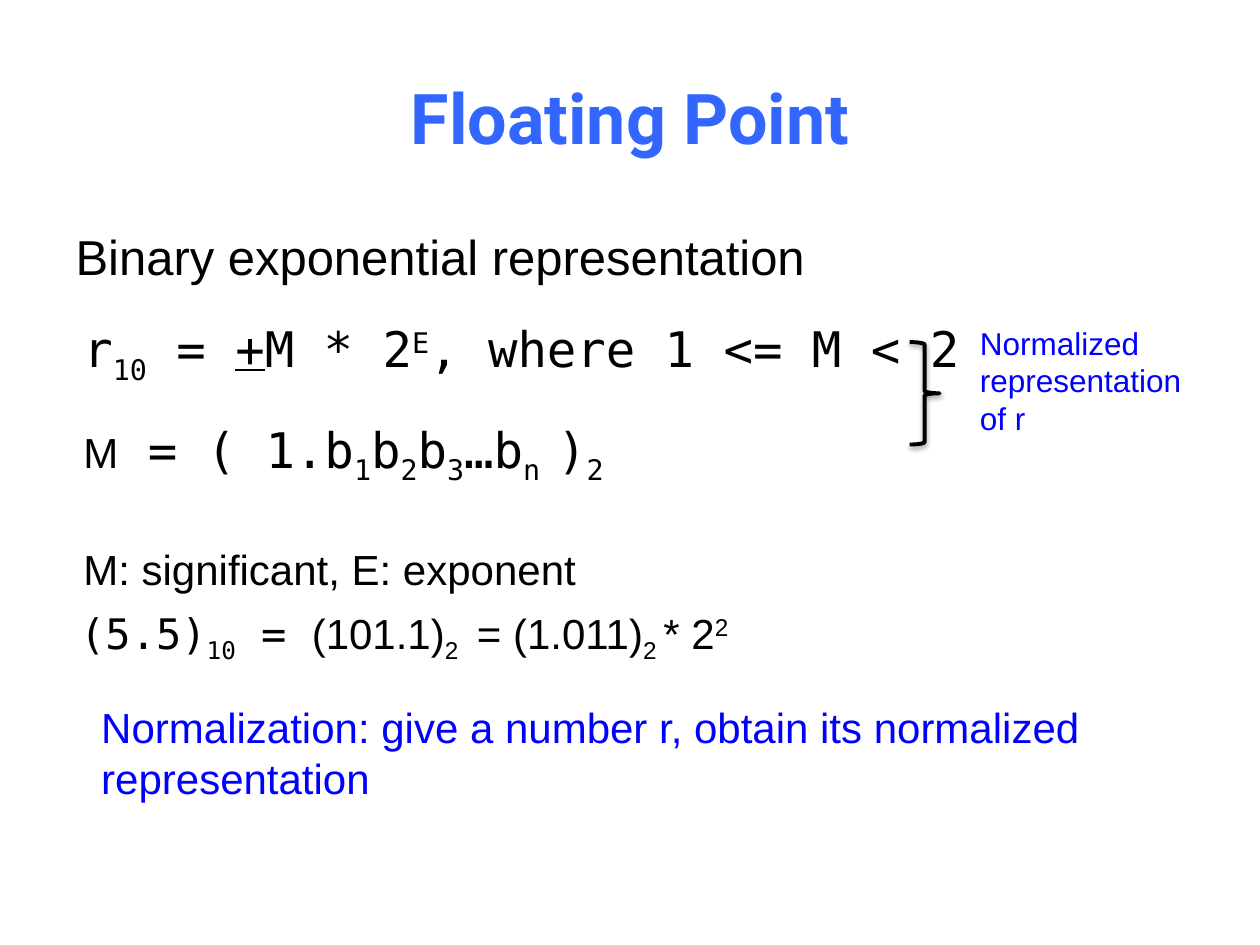
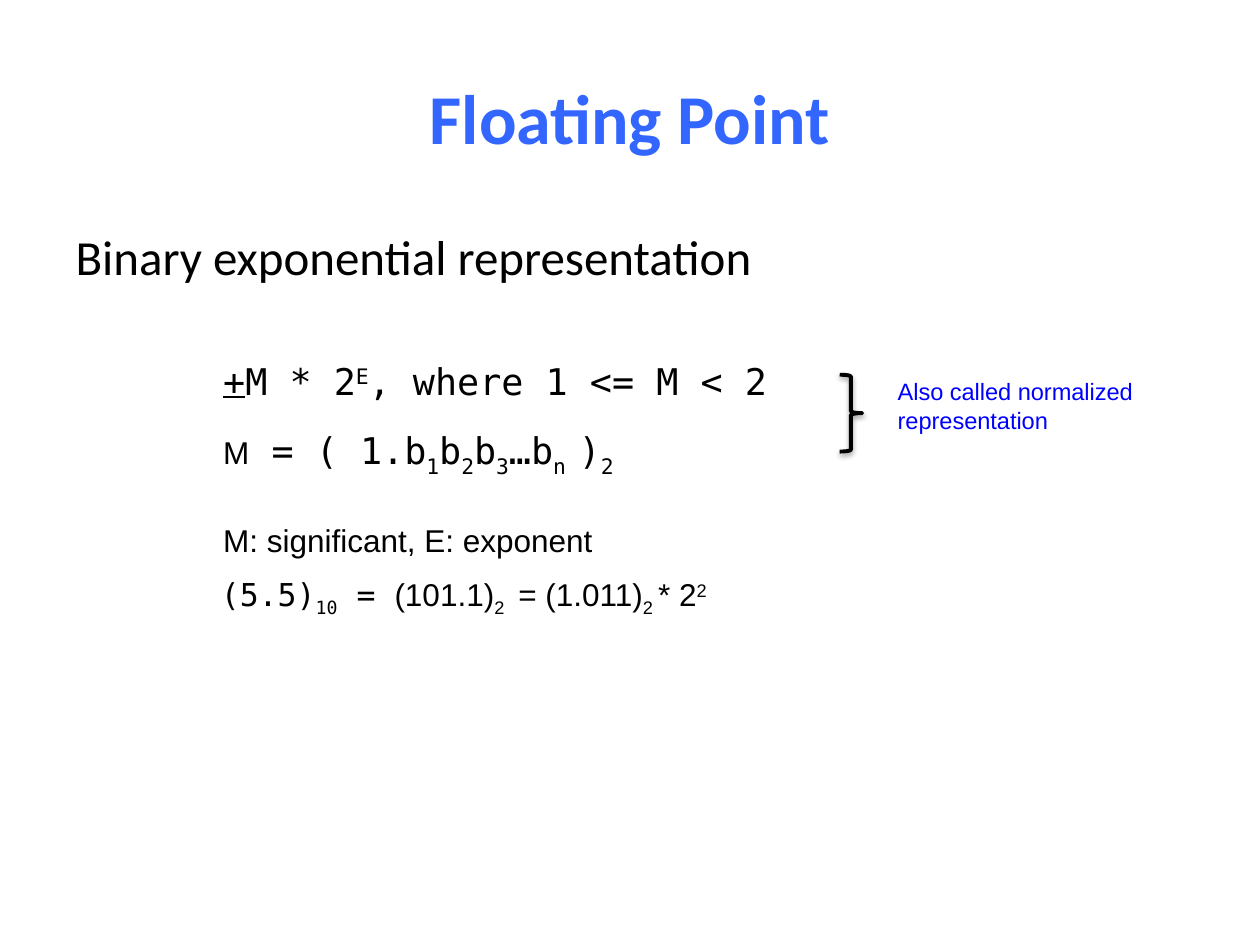
Before and after one commit to NYU-CSO/nyu-cso.github.io, a slide deck: slide 7 of notes/03-floats.pptx (slide 22 before the commit). Drawn at 1260x945 pixels with LibreOffice and Linux fonts; fonts in the diff are those of the drawing. Boxes give left, top, right and bottom in pixels: in the first picture for what was removed or moved away, otherwise in the second. Text is boxed around its words. In the diff, an @@ line names an element or a change of style, - is before the commit and + after.

```diff
--- a/notes/03-floats.pptx
+++ b/notes/03-floats.pptx
@@ title "Floating Point" at (430,95,830,156): font Roboto to Calibri @@
@@ text "Binary exponential representation" at (76,241,752,283): font Arial to Calibri @@
@@ text "+M * 2E, where 1 ...": place and size @@
-text "+M * 2E, where 1 ..." at (83,329,960,594)
+text "+M * 2E, where 1 ..." at (223,367,767,558)
@@ text at (223,367,767,398): text changed; size 28 to 21 pt @@
-r10 = +M * 2E, where 1 <= M < 2
++M * 2E, where 1 <= M < 2
@@ right brace: place and size @@
-right brace at (910,343,940,445)
+right brace at (839,374,862,451)
@@ text "Also called normalized": place and size @@
-text "Also called normalized" at (980,332,1181,431)
+text "Also called normalized" at (898,383,1133,434)
@@ text at (898,383,1133,401): text changed; size 18 to 13.5 pt @@
-Normalized
+Also called normalized
@@ text at (898,412,1048,434): size 18 to 13.5 pt in "representation" @@
@@ text at (980,407,1025,431): paragraph removed @@
-of r
@@ text at (223,436,614,558): size 24 to 18 pt in "M", "M: significant, E: exponent"; size 28 to 21 pt in "= ( 1.b1b2b3…bn )2" @@
@@ text "(5.5)10 = (101.1)2 = (1.011)2 ...": place and size @@
-text "(5.5)10 = (101.1)2 = (1.011)2 ..." at (80,617,657,660)
+text "(5.5)10 = (101.1)2 = (1.011)2 ..." at (221,582,653,615)
@@ text "(5.5)10 = (101.1)2 = (1.011)2 ..." at (221,582,653,615): size 24 to 18 pt @@
@@ text removed at (101,712,1079,802) @@
-Normalization: give a number r, obtain its normalized representation
```
Also in this commit, not shown: 37 other slides changed, 9 slides added, 51 slides removed, 2 other files.
